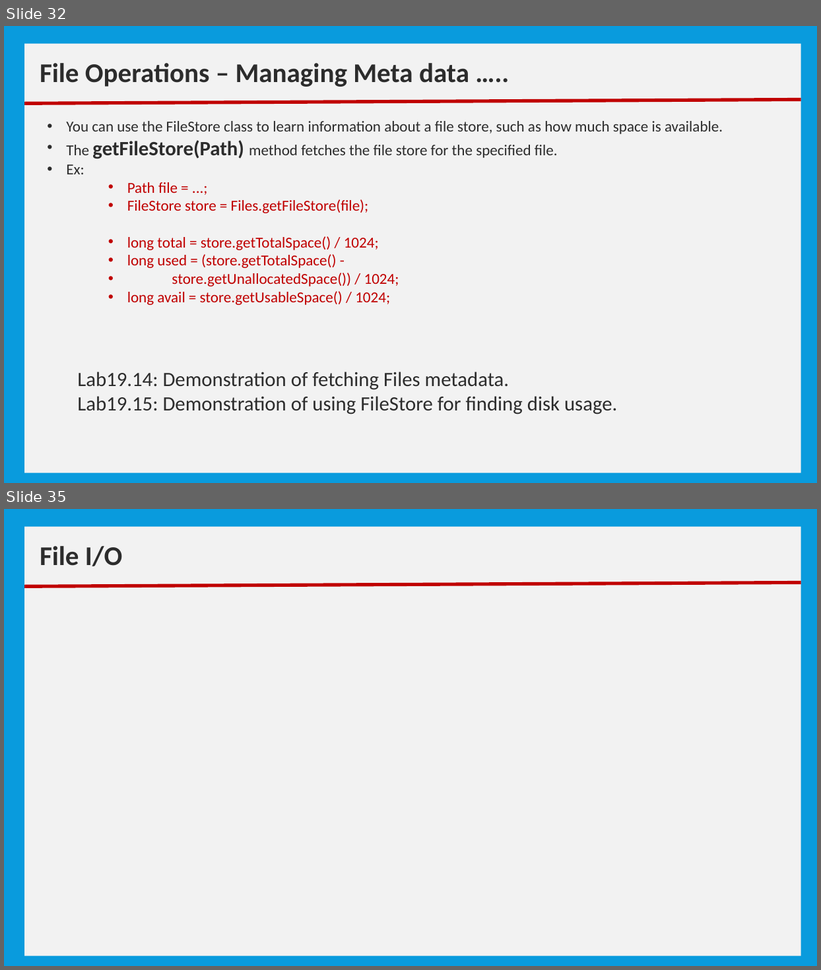
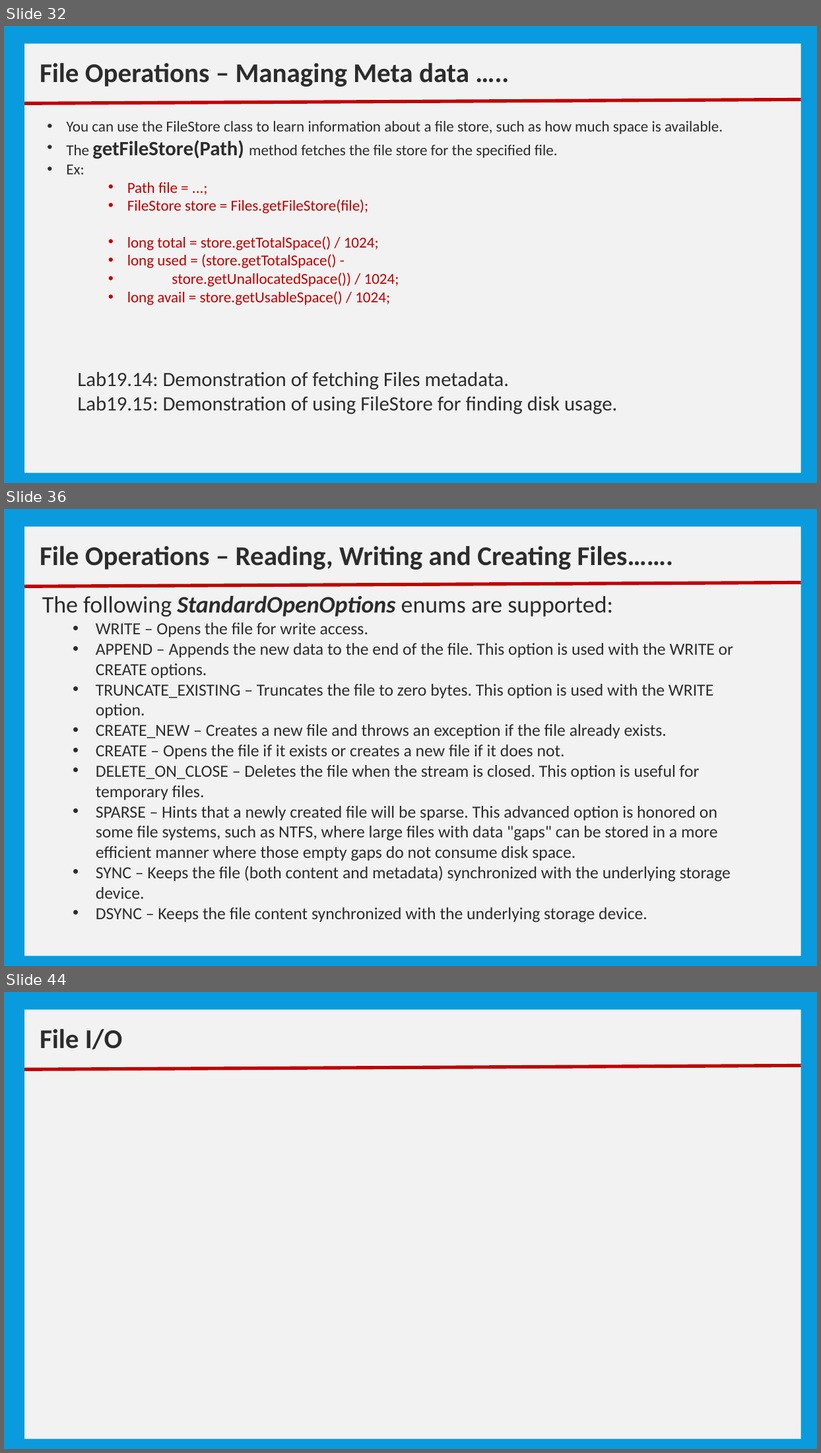
Before and after one commit to nmsgit1234/TechnicalDocs, a slide deck: training/core_java/10_Basic IO.pptx. Shown one above the other, each under a label of ours: slides 32 and 35 before the commit, slides 32, 36 and 44 after it; the slides between them are not shown. The pictures are 821x970 and 821x1453 pixels, drawn with LibreOffice and Linux fonts; fonts in the diff are those of the drawing. Boxes give left, top, right and bottom in pixels: in the first picture for what was removed or moved away, otherwise in the second. Text is boxed around its words. In the diff, an @@ line names an element or a change of style, - is before the commit and + after.

```diff
--- a/training/core_java/10_Basic IO.pptx
+++ b/training/core_java/10_Basic IO.pptx
@@ slide 36 added at [4,509,817,966], background #099BDD @@
@@ rectangle added at [24,527,801,956], fill #F2F2F2 @@
@@ text added at [40,546,673,570], 32 pt, text #2C2C2C, bold @@
+File Operations – Reading, Writing and Creating Files…….
@@ line added from (24, 586) to (801, 583), #C00000 4 pt @@
@@ text added at [42,595,733,923], 20 pt, text #2C2C2C @@
+The following StandardOpenOptions enums are supported:
+  • WRITE – Opens the file for write access.
+  • APPEND – Appends the new data to the end of the file. This option is used with the WRITE or CREATE options.
+  • TRUNCATE_EXISTING – Truncates the file to zero bytes. This option is used with the WRITE option.
+  • CREATE_NEW – Creates a new file and throws an exception if the file already exists.
+  • CREATE – Opens the file if it exists or creates a new file if it does not.
+  • DELETE_ON_CLOSE – Deletes the file when the stream is closed. This option is useful for temporary files.
+  • SPARSE – Hints that a newly created file will be sparse. This advanced option is honored on some file systems, such as NTFS, where large files with data "gaps" can be stored in a more efficient manner where those empty gaps do not consume disk space.
+  • SYNC – Keeps the file (both content and metadata) synchronized with the underlying storage device.
+  • DSYNC – Keeps the file content synchronized with the underlying storage device.
@@ what was slide 35 is now slide 44 @@
```
Also in this commit, not shown: 1 slide changed, 9 other slides added, 1 slide removed, 1 other file.
